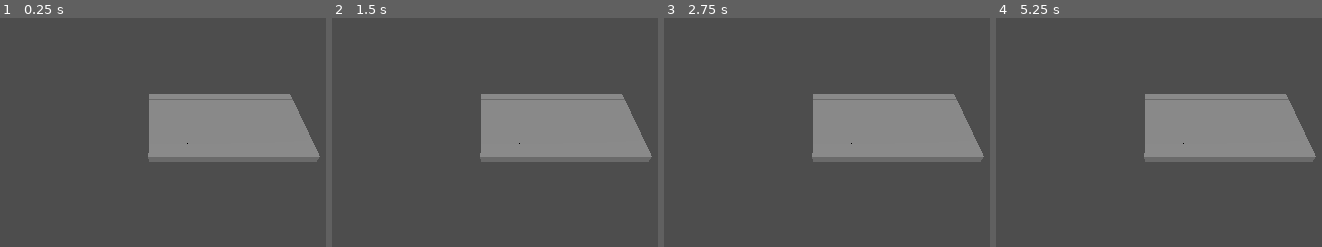
Above: before the commit, frames 1-4 (left to right).
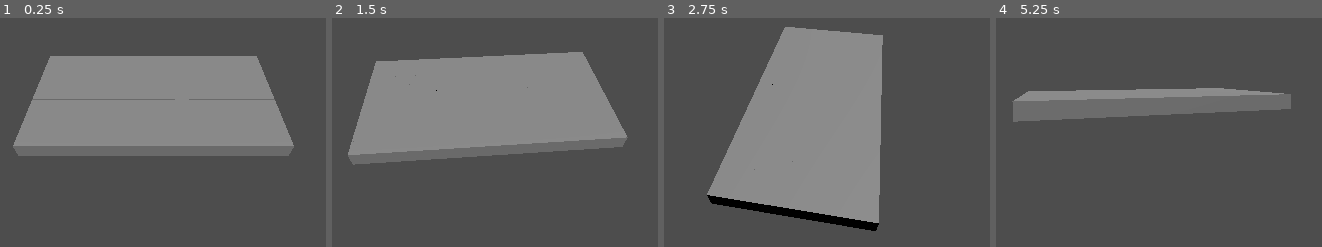
Above: after the commit, the same moments.

Repository: Ruslan-Studios/Growsseth-Board
Game: Godot game, scene res://scenes/Mappa.tscn
Two runs of this game, one before a commit and one after it. Both use one fixed random seed, a clock stepped at 60 frames per second and the inputs below.
Inputs (mouse positions are in pixels of both pictures, inside the frame that each line leads up to):
- Up to frame 1 (0.25 s): no input
- Up to frame 2 (1.5 s): tap Enter at 0.5 s; move the mouse to (outside the picture) at 0.52 s; click (outside the picture) at 0.67 s; tap Space at 1.25 s; drag from (outside the picture) to (446, 189) at 1.27 s
- Up to frame 3 (2.75 s): move the mouse to (outside the picture) at 2.02 s; click (outside the picture) at 2.17 s
- Up to frame 4 (5.25 s): drag from (1110, 189) to (outside the picture) at 2.77 s; move the mouse to (outside the picture) at 3.52 s; click (outside the picture) at 3.67 s; drag from (outside the picture) to (outside the picture) at 4.27 s; move the mouse to (1188, 100) at 5.02 s; click (1188, 100) at 5.17 s

The runs differ from the first frame. In frame 1, 27% of the frame differs, in the area x 3-99%, y 16-63%; in frame 2, 28%; in frame 3, 38%, in the area x 13-99%, y 3-94%; in frame 4, 19%.

Commit message:
Orbital Camera -> Map

Diff:
--- /dev/null
+++ b/scenes/CameraContainer.gd
@@ -0,0 +1,26 @@
+extends Marker3D
+
+
+# Called when the node enters the scene tree for the first time.
+func _ready():
+	pass # Replace with function body.
+
+
+var dragging = false
+var sensitivity = 0.005
+var lerp_factor = 0.05
+var target_rotation = Vector3()
+
+func _input(event):
+	if event is InputEventMouseButton and event.button_index == MOUSE_BUTTON_LEFT:
+		dragging = event.pressed
+
+	if event is InputEventMouseMotion and dragging:
+		target_rotation.y -= event.relative.x * sensitivity
+		target_rotation.x -= event.relative.y * sensitivity
+		target_rotation.x = clamp(target_rotation.x, 0, 0.7)
+		#print(str(rotation.x) + " - " + str(rotation.y))
+
+func _process(delta):
+	rotation.x = lerp(rotation.x, target_rotation.x, lerp_factor)
+	rotation.y = lerp(rotation.y, target_rotation.y, lerp_factor)
--- /dev/null
+++ b/scenes/MapCamera.gd
@@ -0,0 +1,11 @@
+extends Camera3D
+
+
+# Called when the node enters the scene tree for the first time.
+func _ready():
+	pass # Replace with function body.
+
+
+# Called every frame. 'delta' is the elapsed time since the previous frame.
+func _process(delta):
+	pass
--- a/scenes/MapGenerator.gd
+++ b/scenes/MapGenerator.gd
@@ -20,7 +20,6 @@
 
 # Called when the node enters the scene tree for the first time.
 func _ready() -> void:
-	$"../MyCam".current = true
 	var seed_int = seedToNumber(seed_)
 	var melmina_seed = seedToNumber("MelminaVerde")
 	if seed_int == melmina_seed:
@@ -32,7 +31,7 @@
 				var me = testingTile.instantiate()
 				add_child(me)
 				me.position = Vector3(i, 0, j)
-				print(me.position)
+				#print(me.position)
 	else:
 		print("Sono sad, ma gioca")
 
--- a/scenes/Mappa.tscn
+++ b/scenes/Mappa.tscn
@@ -1,15 +1,22 @@
-[gd_scene load_steps=2 format=3 uid="uid://ju02qygl7u1w"]
+[gd_scene load_steps=4 format=3 uid="uid://ju02qygl7u1w"]
 
 [ext_resource type="Script" path="res://scenes/MapGenerator.gd" id="1_ub1c4"]
+[ext_resource type="Script" path="res://scenes/CameraContainer.gd" id="2_dp6oq"]
+[ext_resource type="Script" path="res://scenes/MapCamera.gd" id="2_iew3l"]
 
 [node name="Node3D" type="Node3D"]
 
 [node name="MapGenerator" type="Node" parent="."]
 script = ExtResource("1_ub1c4")
 
-[node name="MyCam" type="Camera3D" parent="."]
-transform = Transform3D(1, 0, 0, 0, 0.707107, 0.707107, 0, -0.707107, 0.707107, 0, 25, 25)
-current = true
-
 [node name="DirectionalLight3D" type="DirectionalLight3D" parent="."]
 transform = Transform3D(1, 0, 0, 0, 0.502447, 0.864608, 0, -0.864608, 0.502447, 0, 0, 0)
+
+[node name="Marker3D" type="Marker3D" parent="."]
+transform = Transform3D(1, 0, 0, 0, 1, 0, 0, 0, 1, 8, 0, 4)
+script = ExtResource("2_dp6oq")
+
+[node name="MyCam" type="Camera3D" parent="Marker3D"]
+transform = Transform3D(1, 0, 0, 0, 0.707107, 0.707107, 0, -0.707107, 0.707107, 0, 15, 15)
+current = true
+script = ExtResource("2_iew3l")
